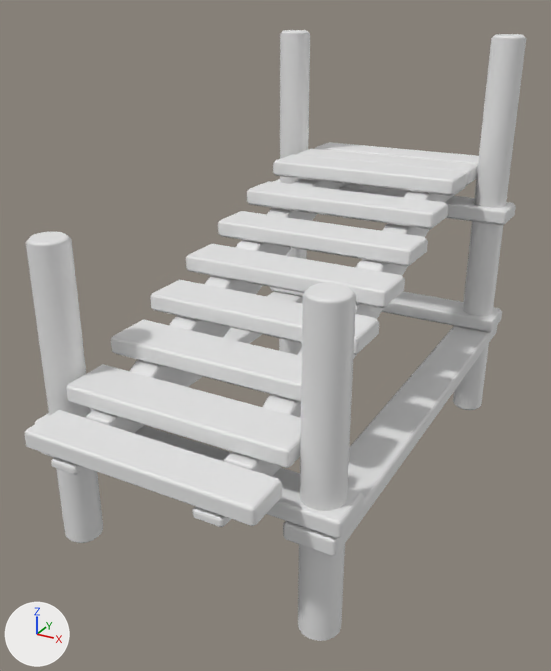
Two versions of the FBX model CrashCourse/Assets/ART_Assets/Platforms/Small/M_Small_Stairs.fbx, one commit apart.
One viewpoint serves both versions: a camera (50 mm lens) standing at (60.53, -5.09, 4.71) and looking at (55.83, 3.45, 0.44). Arrows for +X, +Y and +Z are at lower left; the lights stay in place. The first picture is the older version. Where no turn or scale is listed for an object, it has been applied to the vertices.

Script lines for the objects in view, before the commit:
```python
me_cube_713 = bpy.data.meshes.new('Cube.713')
me_cube_713.from_pydata(...)  # 916 vertices, 888 faces; spans x -2.1..2.1, y -3.57..4.29, z -3.2..2.9
ob_m_small_stairs = bpy.data.objects.new('M_Small_Stairs', me_cube_713)
ob_m_small_stairs.location = (56.0, 3.57, 1.35)
```
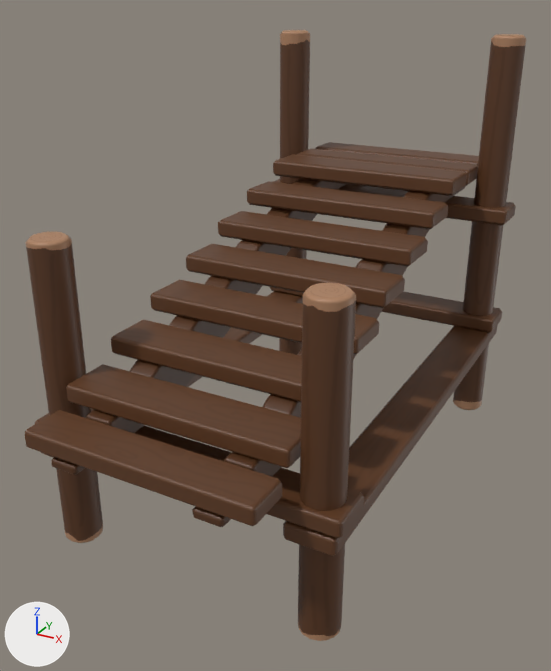
The change, as a diff of the scene's bpy script:
```diff
--- a/CrashCourse/Assets/ART_Assets/Platforms/Small/M_Small_Stairs.fbx.py
+++ b/CrashCourse/Assets/ART_Assets/Platforms/Small/M_Small_Stairs.fbx.py
@@ img_row_4_uv_png @@
+img_row_4_uv_png = load_image('Row_4_UV.png', '../Textures/Row_4_UV.png', 1024, 1024, 'sRGB')
@@ mat_row_4 @@
+mat_row_4 = principled_material('Row_4')
+mat_row_4.texture = img_row_4_uv_png
@@ me_cube_713 @@
 me_cube_713.from_pydata(...)  # 916 vertices, 888 faces; spans x -2.1..2.1, y -3.57..4.29, z -3.2..2.9
+me_cube_713.materials.append(mat_row_4)  # picture img_row_4_uv_png
```

Location of each change, [x1, y1, x2, y2] in pixels of the pictures (551 x 671 px):
'M_Small_Stairs', recoloured (white to brown)
    both: [25, 30, 526, 641]
